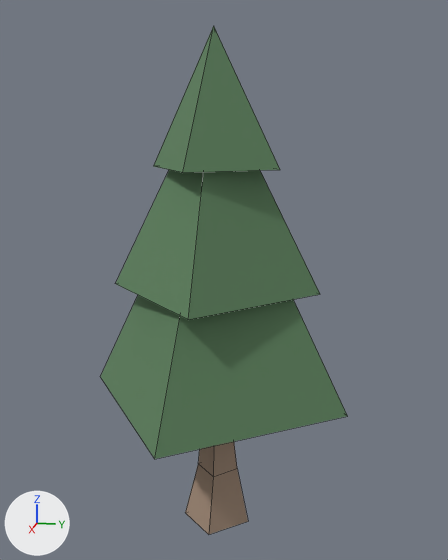
The OBJ model models/tree.obj: old version first, new version second.
One viewpoint serves both versions: a 50 mm lens placed at (1.067, 0.231, 0.764), pointed at (-0.01, 0.015, 0.494). Every picture has the same lights, and +X, +Y and +Z are marked at lower left. Mesh edges are drawn as thin lines. Where no turn or scale is listed for an object, it has been applied to the vertices.

In view in the first picture: 'tree'.
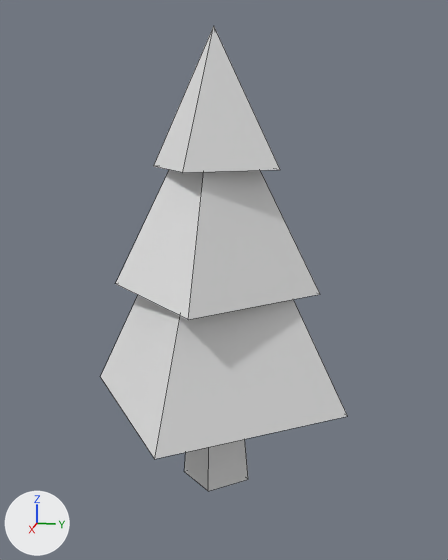
The newer file is also turned or shifted as a whole; pictures and numbers use the older file's frame.

Pixel boxes (x1, y1, x2, y2) of what changed, in the pictures (448 x 560 px):
'tree', reshaped (8% shorter)
    before: (101, 26, 347, 534)
    after: (101, 26, 347, 491)
part 1 of me_tree, cut back
    before: (185, 442, 248, 534)
    after: (184, 439, 248, 491)
part 2 of me_tree, recoloured (green to grey)
    both: (101, 26, 347, 459)

Patch to the scene script:
```diff
--- a/models/tree.obj.py
+++ b/models/tree.obj.py
@@ me_tree @@
 # used by ob_tree; location = (0.0, 0.0, 0.0)
-me_tree.from_pydata(...)  # 37 vertices, 24 faces; spans x -0.247..0.247, y -0.247..0.247, z 0.008..0.926
-me_tree.materials.append(mat_material__54)  # beige #a68e7a
+me_tree.from_pydata(...)  # 29 vertices, 16 faces; spans x -0.247..0.247, y -0.247..0.247, z 0.101..0.926
+# me_tree part 1
+# 12 vertices are removed from x -0.057..0.055, y -0.063..0.066, z 0.008..0.219
+# 12 faces are deleted
+# 4 vertices are added at (0.055, -0.001, 0.101), (0.0, 0.066, 0.101), (-0.057, 0.004, 0.101), (-0.003, -0.063, 0.101)
+# 4 new faces join them
+# me_tree part 2: 12 faces spanning x -0.247..0.247, y -0.247..0.247, z 0.272..0.926 switch from mat_material__26 (green #5d815d) to no material
```
